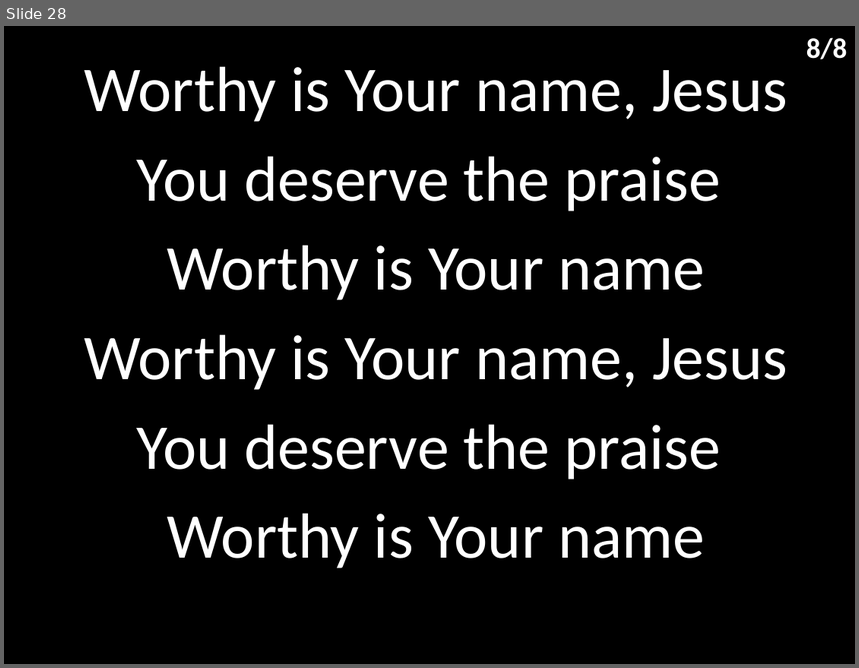
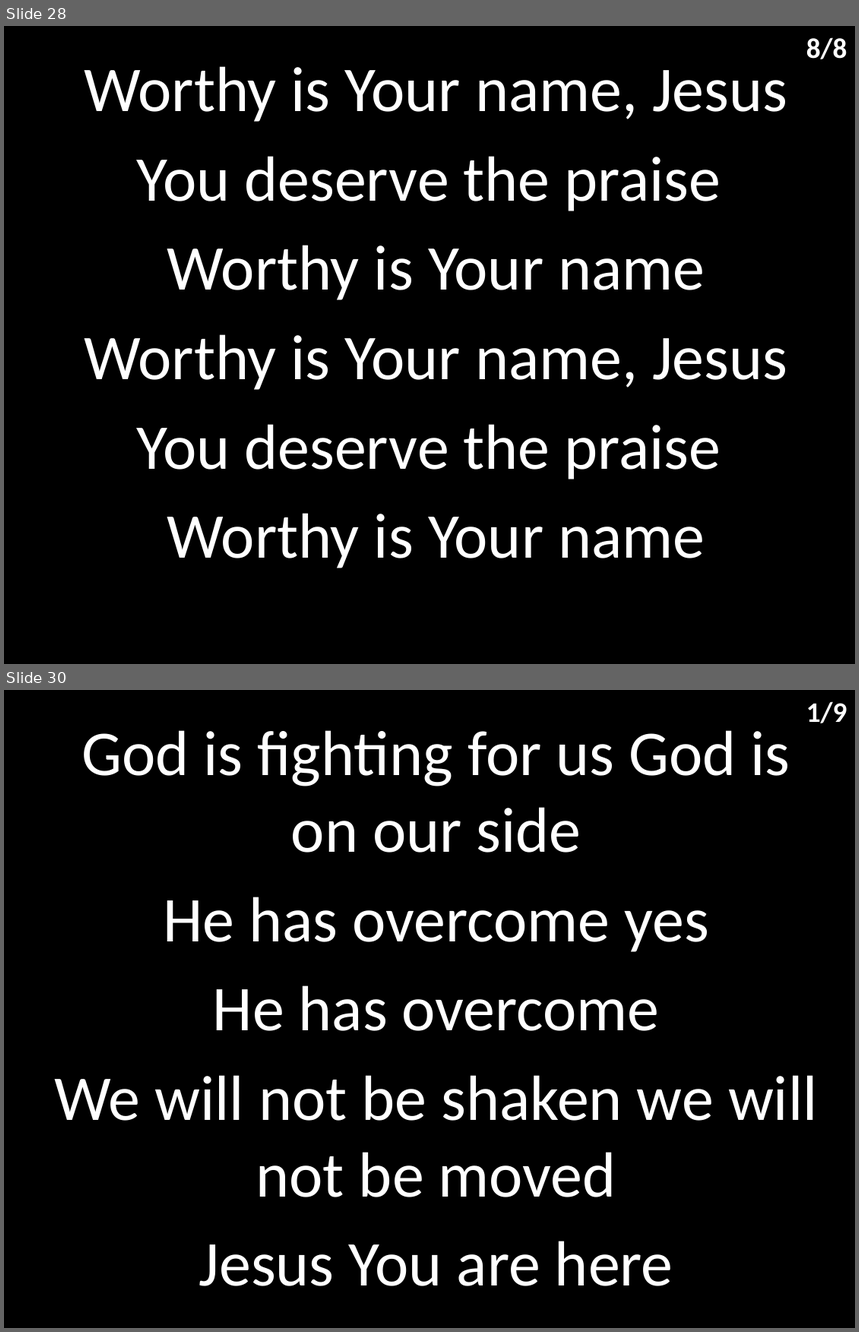
Before and after one commit to hoo-are-ya/worship, a slide deck: docs/songs_24-10-2021.pptx. Shown one above the other, each under a label of ours: slide 28 before the commit, slides 28 and 30 after it; the slides between them are not shown. The pictures are 859x668 and 859x1332 pixels, drawn with LibreOffice and Linux fonts; fonts in the diff are those of the drawing. Boxes give left, top, right and bottom in pixels: in the first picture for what was removed or moved away, otherwise in the second. Text is boxed around its words. In the diff, an @@ line names an element or a change of style, - is before the commit and + after.

Commit message:
added in jesus name

```diff
--- a/docs/songs_24-10-2021.pptx
+++ b/docs/songs_24-10-2021.pptx
@@ slide 30 added at (x1=4, y1=690, x2=855, y2=1328), background #000000 @@
@@ text added at (x1=807, y1=701, x2=848, y2=723), 24 pt, text #FFFFFF, bold @@
+1/9
@@ subtitle added at (x1=54, y1=730, x2=818, y2=1287), 54 pt, text #FFFFFF @@
+God is fighting for us God is on our side
+He has overcome yes
+He has overcome
+We will not be shaken we will not be moved
+Jesus You are here
```
Also in this commit, not shown: 9 other slides added, 1 other file.
